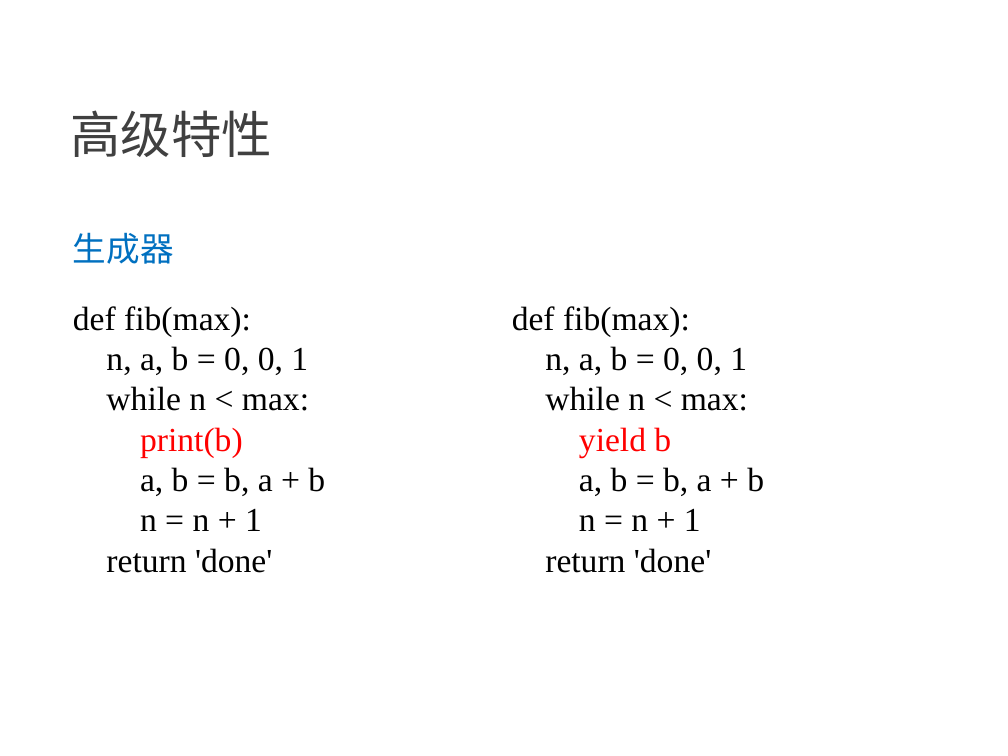
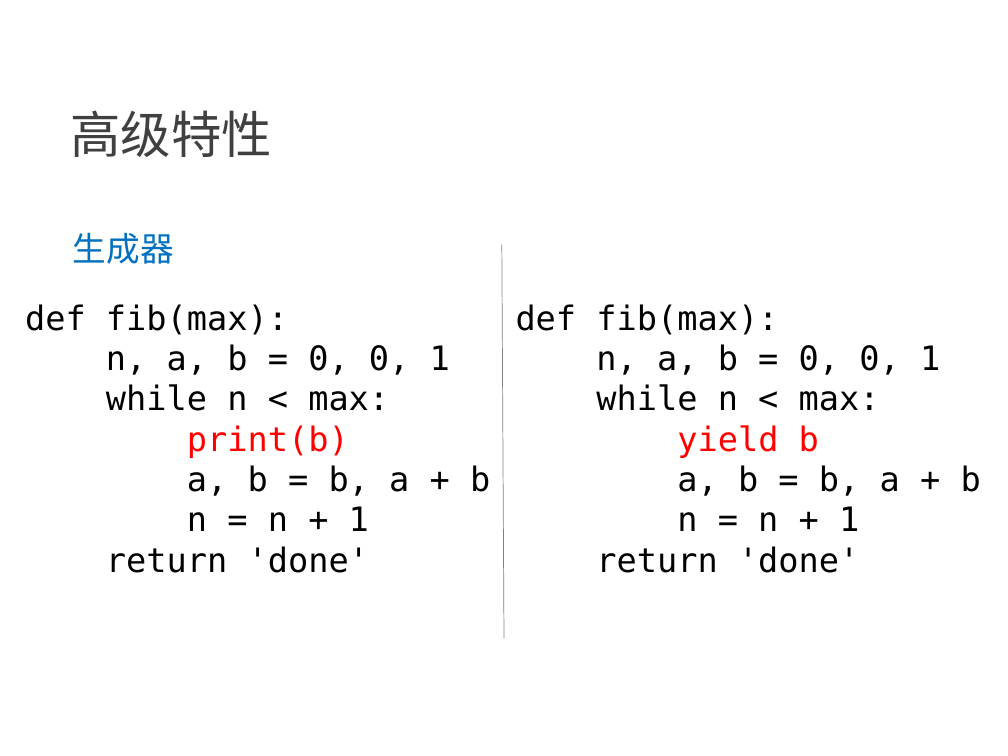
Before and after one commit to NewGr8Player/My-PPT, a slide deck: slide 7 of Python3/3.Python3-高级特性.pptx. Drawn at 1008x756 pixels with LibreOffice and Linux fonts; fonts in the diff are those of the drawing. Boxes give left, top, right and bottom in pixels: in the first picture for what was removed or moved away, otherwise in the second. Text is boxed around its words. In the diff, an @@ line names an element or a change of style, - is before the commit and + after.

```diff
--- a/Python3/3.Python3-高级特性.pptx
+++ b/Python3/3.Python3-高级特性.pptx
@@ line added from (502, 245) to (504, 638), #808080 0.5 pt @@
@@ text "def fib(max):": place and size @@
-text "def fib(max):" at (73,306,325,573)
+text "def fib(max):" at (25,304,490,573)
@@ text "def fib(max):" at (25,304,490,573): font Times New Roman to DejaVu Sans Mono @@
@@ text "def fib(max):" at (516,304,981,573): font Times New Roman to DejaVu Sans Mono @@
```
Also in this commit, not shown: 8 other slides changed, 5 other files.
